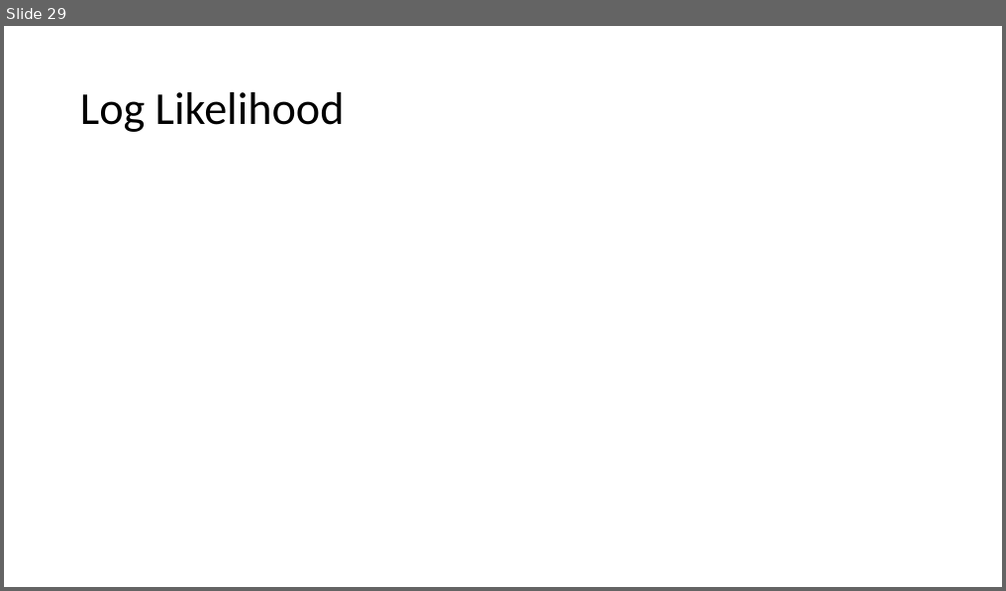
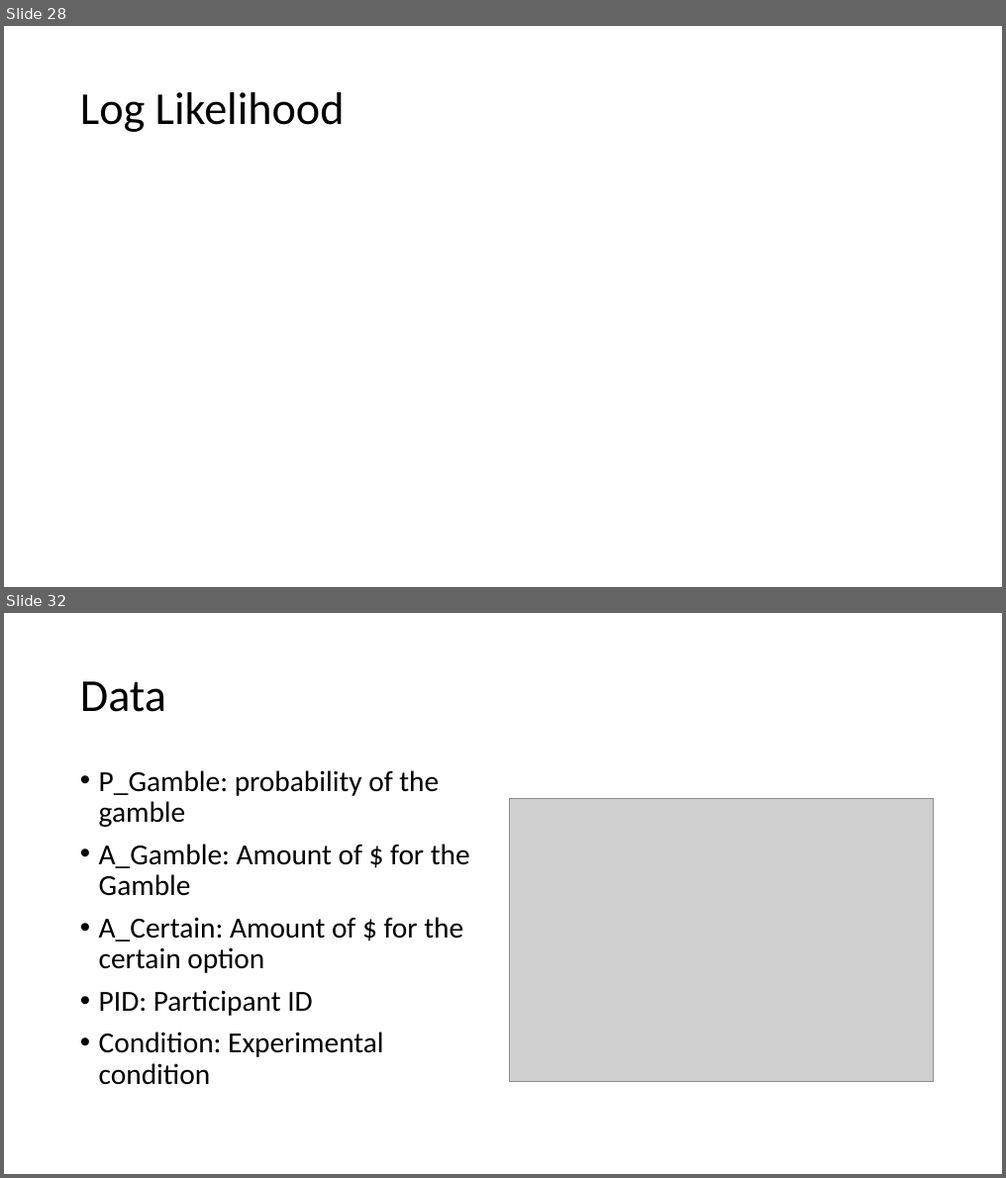
Before and after one commit to kcastanheira/Cog_modelling_tutorial, a slide deck: Modelling Tutorial.pptx. Shown one above the other, each under a label of ours: slide 29 before the commit, slides 28 and 32 after it; the slides between them are not shown. The pictures are 1006x591 and 1006x1178 pixels, drawn with LibreOffice and Linux fonts; fonts in the diff are those of the drawing; grey boxes stand for pictures. Boxes give left, top, right and bottom in pixels: in the first picture for what was removed or moved away, otherwise in the second. Text is boxed around its words. In the diff, an @@ line names an element or a change of style, - is before the commit and + after.

```diff
--- a/Modelling Tutorial.pptx
+++ b/Modelling Tutorial.pptx
@@ slide 32 added at (4, 613, 1002, 1174), background #FFFFFF @@
@@ title added at (80, 681, 166, 712), 44 pt, text #000000 @@
+Data
@@ text added at (99, 770, 470, 1085), 28 pt, text #000000 @@
+• P_Gamble: probability of the gamble
+• A_Gamble: Amount of $ for the Gamble
+• A_Certain: Amount of $ for the certain option
+• PID: Participant ID
+• Condition: Experimental condition
@@ picture added at (509, 799, 934, 1081) @@
@@ what was slide 29 is now slide 28 @@
```
Also in this commit, not shown: 4 other slides added.
